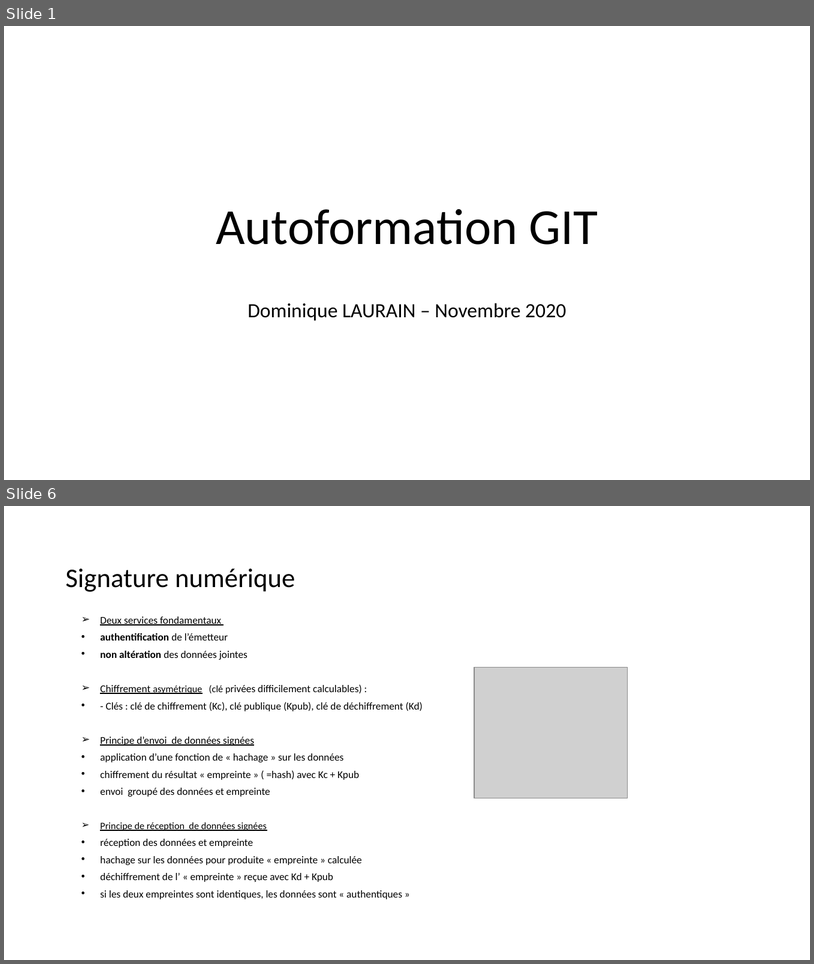
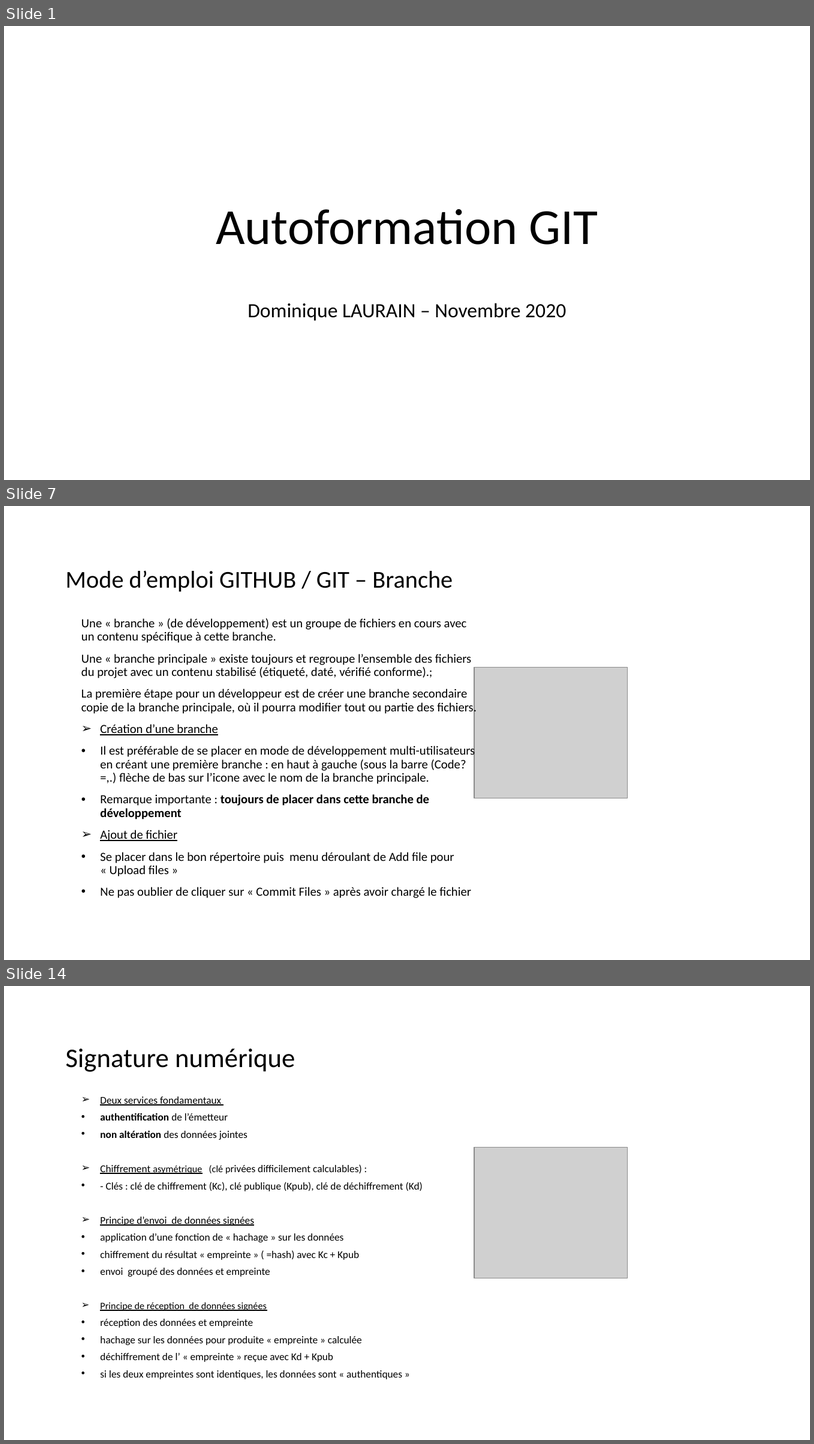
Before and after one commit to dominiquelaurain/fastecdsa, a slide deck: docs/Autoformation_Git.pptx. Shown one above the other, each under a label of ours: slides 1 and 6 before the commit, slides 1, 7 and 14 after it; the slides between them are not shown. The pictures are 814x964 and 814x1444 pixels, drawn with LibreOffice and Linux fonts; fonts in the diff are those of the drawing; grey boxes stand for pictures. Boxes give left, top, right and bottom in pixels: in the first picture for what was removed or moved away, otherwise in the second. Text is boxed around its words. In the diff, an @@ line names an element or a change of style, - is before the commit and + after.

```diff
--- a/docs/Autoformation_Git.pptx
+++ b/docs/Autoformation_Git.pptx
@@ slide 7 added at <box>4,506,810,960</box>, background #FFFFFF @@
@@ title added at <box>66,570,453,592</box>, 28.8 pt, text #000000 @@
+Mode d’emploi GITHUB / GIT – Branche
@@ text added at <box>81,618,477,898</box>, 14.8 pt, text #000000 @@
+Une « branche » (de développement) est un groupe de fichiers en cours avec un contenu spécifique à cette branche.
+Une « branche principale » existe toujours et regroupe l’ensemble des fichiers du projet avec un contenu stabilisé (étiqueté, daté, vérifié conforme).;
+La première étape pour un développeur est de créer une branche secondaire copie de la branche principale, où il pourra modifier tout ou partie des fichiers.
+➢ Création d’une branche
+• Il est préférable de se placer en mode de développement multi-utilisateurs en créant une première branche : en haut à gauche (sous la barre (Code?=,.) flèche de bas sur l’icone avec le nom de la branche principale.
+• Remarque importante : toujours de placer dans cette branche de développement
+➢ Ajout de fichier
+• Se placer dans le bon répertoire puis menu déroulant de Add file pour « Upload files »
+• Ne pas oublier de cliquer sur « Commit Files » après avoir chargé le fichier
@@ picture added at <box>474,667,628,798</box> @@
@@ what was slide 6 is now slide 14 @@
```
Also in this commit, not shown: 4 slides changed, 7 other slides added.
